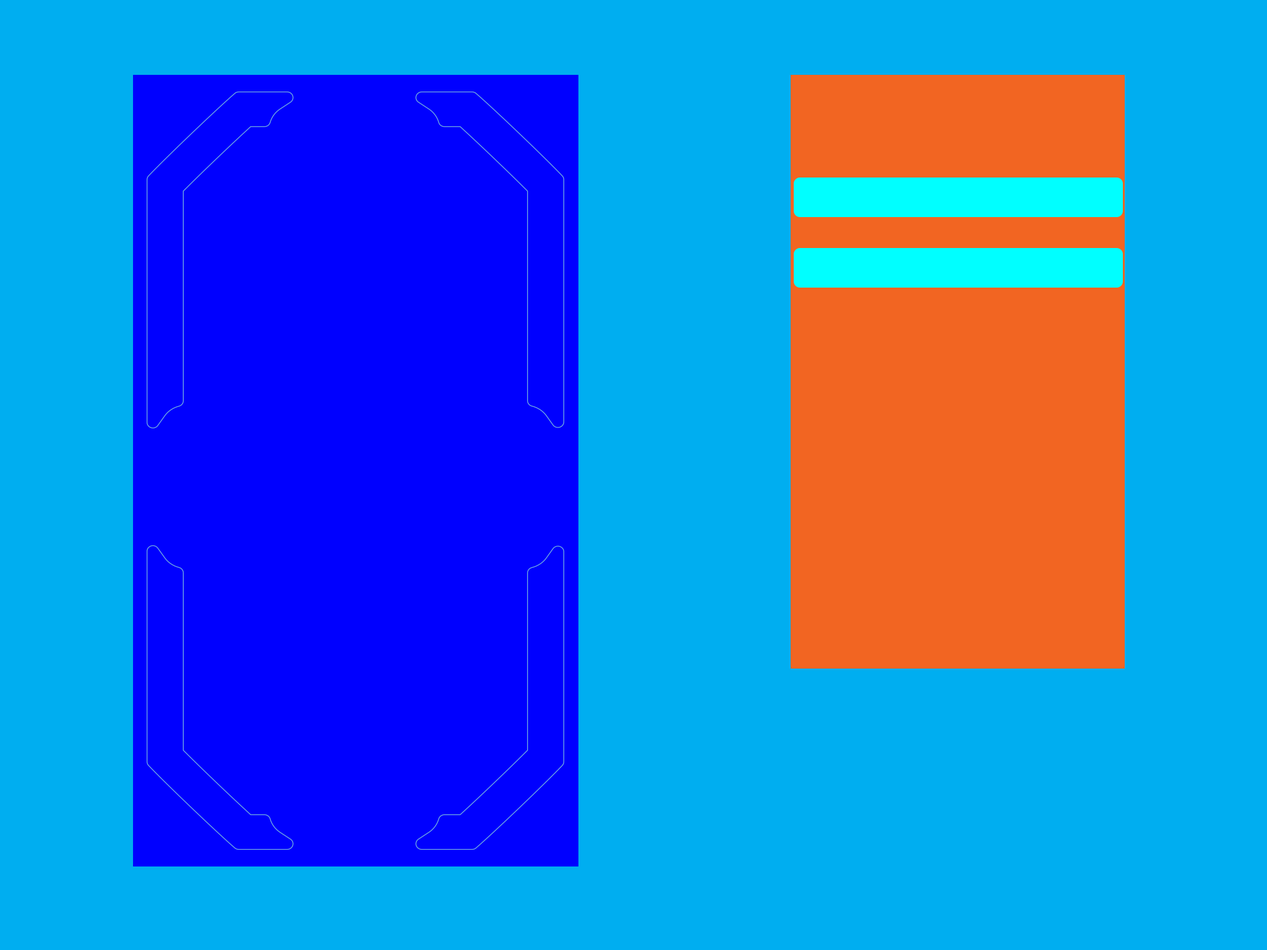
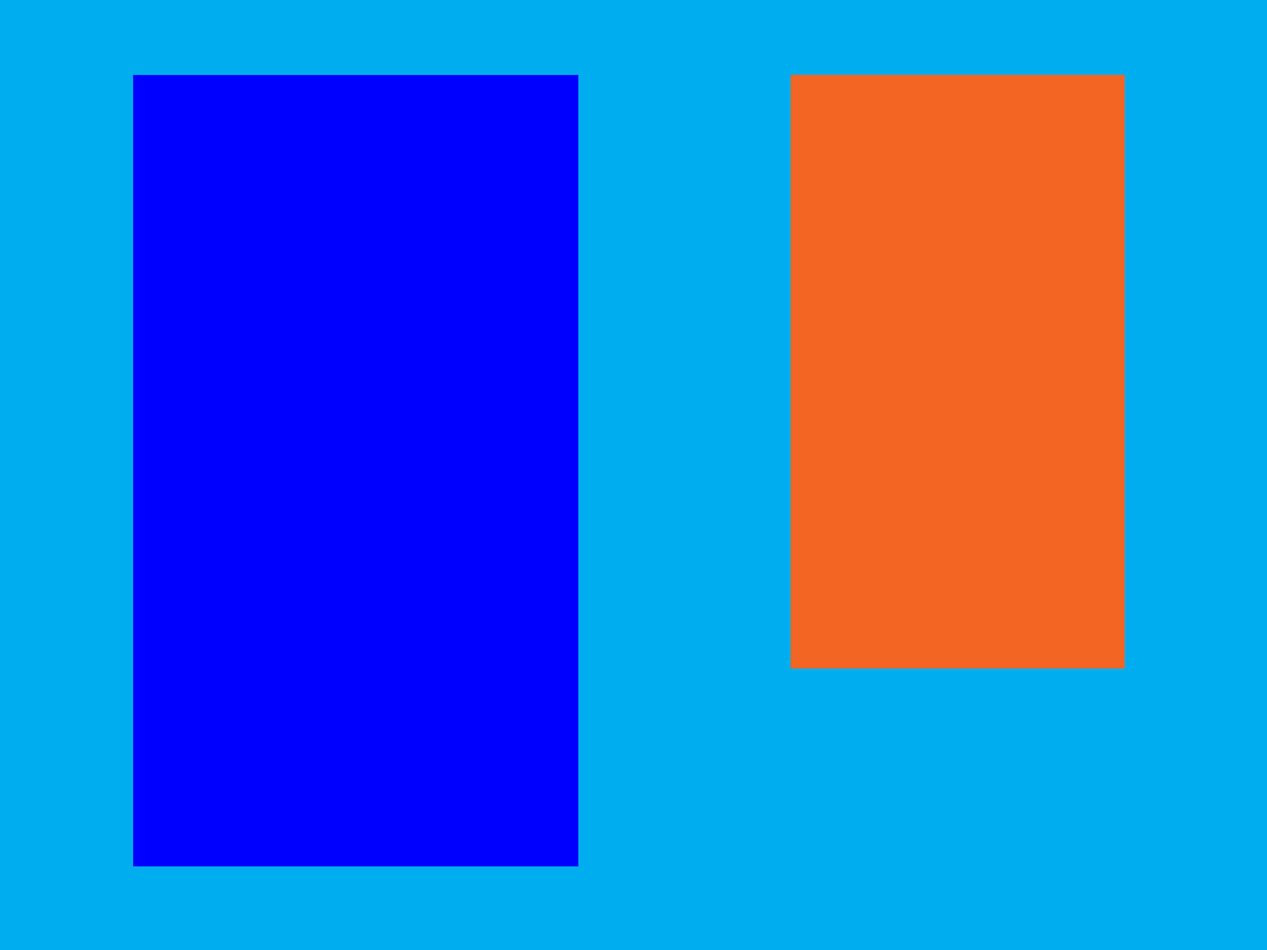
Before/after of a 1267 × 950 layered artwork. What changed in the layer stack:
removed layer "anotherButton" (1st of 2, in "iPhone4" › "buttons") from group "buttons" over (x1=793, y1=248, x2=1123, y2=288)
removed layer "playButton" (1st of 2, in "iPhone4" › "buttons") from group "buttons" over (x1=793, y1=177, x2=1123, y2=218)
showed group "buttons" (2nd of 3, in "Android / iPhone5") (0 layers) over (x1=146, y1=205, x2=565, y2=351)
removed layer "Vector Smart Object" from group "UI" over (x1=146, y1=91, x2=565, y2=850)
removed layer "bg" (4th of 6, in "Android / iPhone5" › "bg") from group "bg" over (x1=132, y1=74, x2=579, y2=867)
moved "bg copy" into group "bg" over (x1=132, y1=74, x2=579, y2=867)
